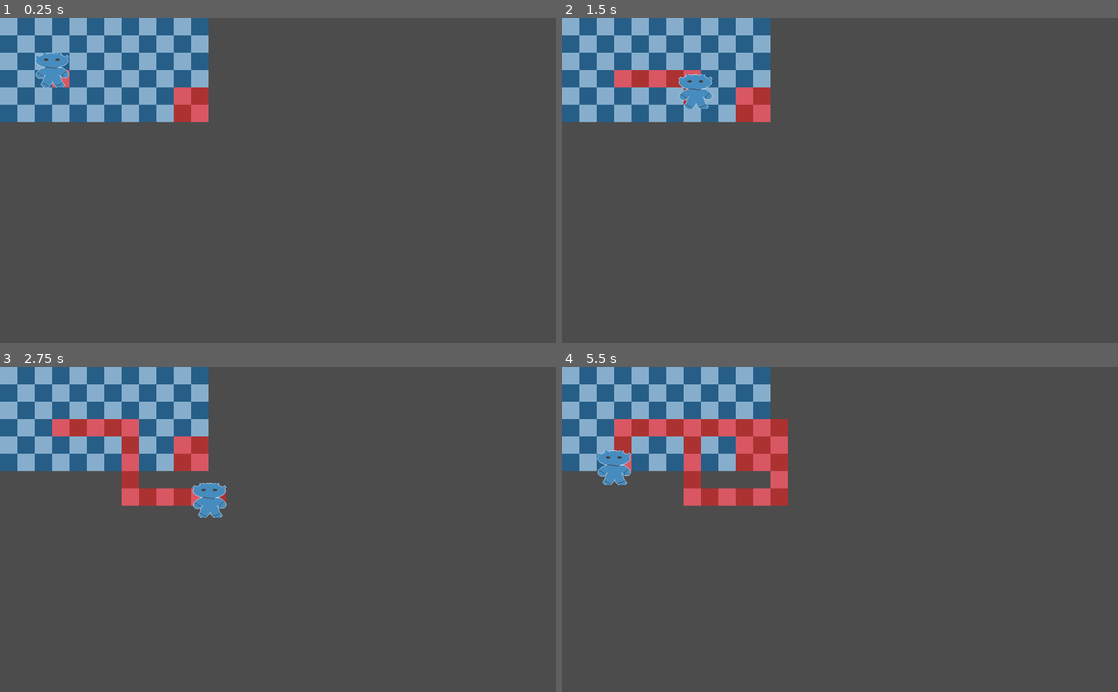
Above: before the commit, frames 1-4 (two rows, left to right).
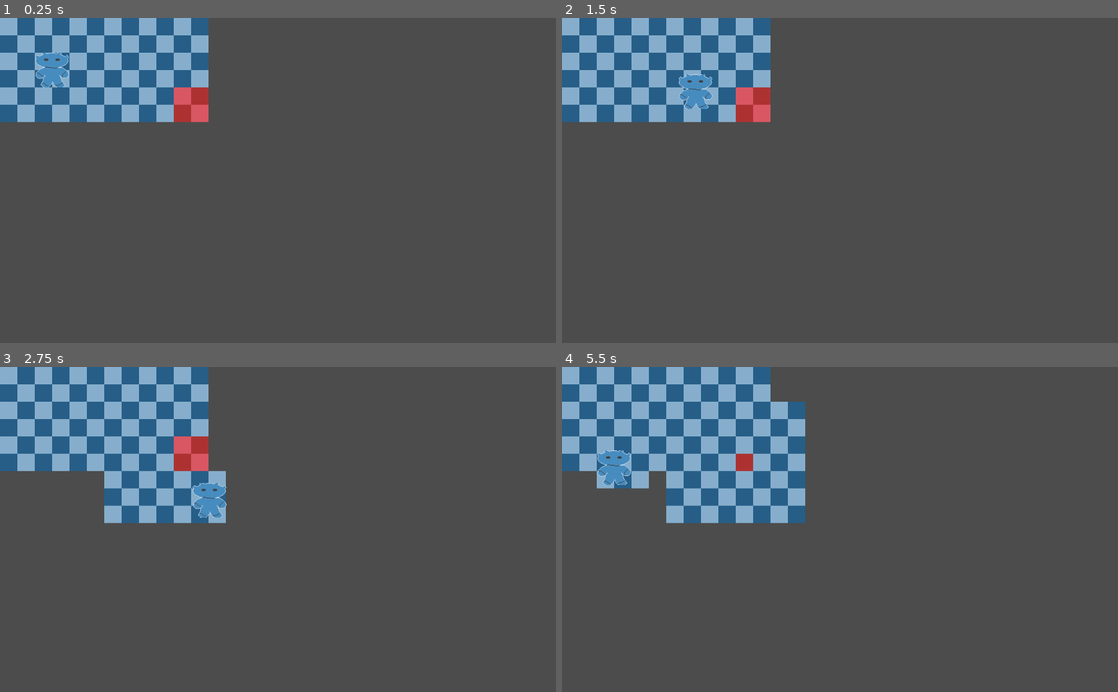
Above: after the commit, the same moments.

Repository: russmatney/beatemup-three
Game: Godot game, scene res://src/MovementDemo.tscn
Two runs of this game, one before a commit and one after it. Both use one fixed random seed, a clock stepped at 60 frames per second and the inputs below.
Inputs:
- Up to frame 1 (0.25 s): no input
- Up to frame 2 (1.5 s): tap Enter at 0.5 s; hold Right (move_right) 0.53-1.28 s; hold Down (move_down) from 1.28 s (still down)
- Up to frame 3 (2.75 s): release Down (move_down) at 2.03 s; hold Right (move_right) from 2.03 s (still down)
- Up to frame 4 (5.5 s): release Right (move_right) at 2.78 s; hold W (move_up) 2.78-3.53 s; hold Left (move_left) 3.53-5.03 s; hold Down (move_down) from 5.03 s (still down)

The runs differ from the first frame. In frame 1, less than 0.1% of the frame differs, in the area x 9-13%, y 16-22%; in frame 2, 0.7%; in frame 3, 4.2%; in frame 4, 8.2%, in the area x 6-44%, y 10-49%.

Commit message:
feat: highlighting all 'active' cells mostly there
Still need to fix the mad flickering. Debugging sesh to follow.

Diff:
--- a/src/SimpleTile.gd
+++ b/src/SimpleTile.gd
@@ -3,18 +3,35 @@
 onready var tm = $TileMap
 
 var detectors = []
+var to_reset = {}
 
 enum {NONE, BLUE_LIGHT, BLUE_DARK, RED_LIGHT, RED_DARK}
 
+func _pos_to_cell(pos: Vector2) -> Vector2:
+  return tm.world_to_map(pos)
+
 func _process(_delta):
+  var to_mark = {}
   for detector in detectors:
-    # var extents = detector.get_shape().get_extents()
-    # print("extents", extents)
+    var det_pos = detector.global_position
+    if "extents" in detector:
+      var first_cell = _pos_to_cell(detector.global_position - detector.extents)
+      var last_cell = _pos_to_cell(detector.global_position + detector.extents)
+      for x in range(first_cell.x, last_cell.x + 1):
+        for y in range(first_cell.y, last_cell.y + 1):
+          to_mark[Vector2(x, y)] = true
+    else:
+      var cell = _pos_to_cell(detector.global_position)
+      to_mark[cell] = true
 
-    var detector_pos:Vector2 = detector.global_position
-    var cell:Vector2 = tm.world_to_map(detector_pos)
+  for v in to_reset.keys():
+    if not to_mark.has(v):
+      tm.set_cellv(v, BLUE_LIGHT if fmod(v.x + v.y, 2) == 0 else BLUE_DARK)
+      to_reset.erase(v)
 
-    tm.set_cell(cell.x, cell.y, RED_LIGHT if fmod(cell.x + cell.y, 2) == 0 else RED_DARK)
+  for v in to_mark.keys():
+    tm.set_cellv(v, RED_LIGHT if fmod(v.x + v.y, 2) == 0 else RED_DARK)
+    to_reset[v] = true
 
 func add_active_body(body):
   detectors.append(body)
--- a/src/TileDetector.gd
+++ b/src/TileDetector.gd
@@ -1,26 +1,23 @@
 extends Area2D
 # tightly coupled to SimpleTile.gd
 
+onready var extents = null
+
+func _ready():
+  if $CollisionShape2D:
+    extents = $CollisionShape2D.shape.extents
+  else:
+    Notif.notif("tile detector ought to know it's own extents!")
 
 func _on_TileDetector_body_entered(body):
-  print("tile detector detects body entered!")
-  print(body)
-
   if body is TileMap:
-    print("is tilemap!")
-
     # maybe should add the parent?
     if body.get_parent().has_method("add_active_body"):
       body.get_parent().add_active_body(self)
 
 
 func _on_TileDetector_body_exited(body:Node):
-  print("tile detector detects body exited!")
-  print(body)
-
   if body is TileMap:
-    print("is tilemap!")
-
     # maybe should add the parent?
     if body.get_parent().has_method("remove_active_body"):
       body.get_parent().remove_active_body(self)
